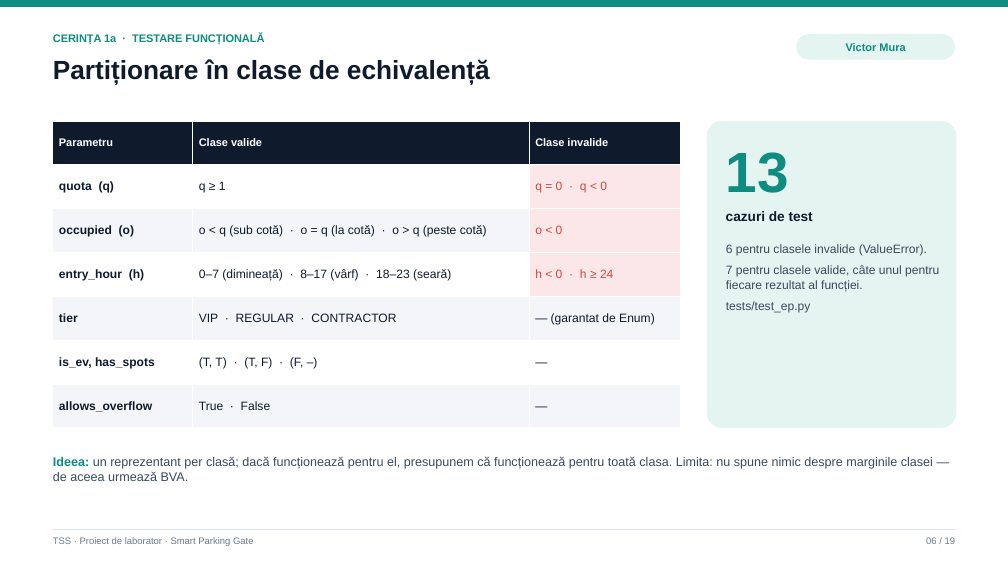
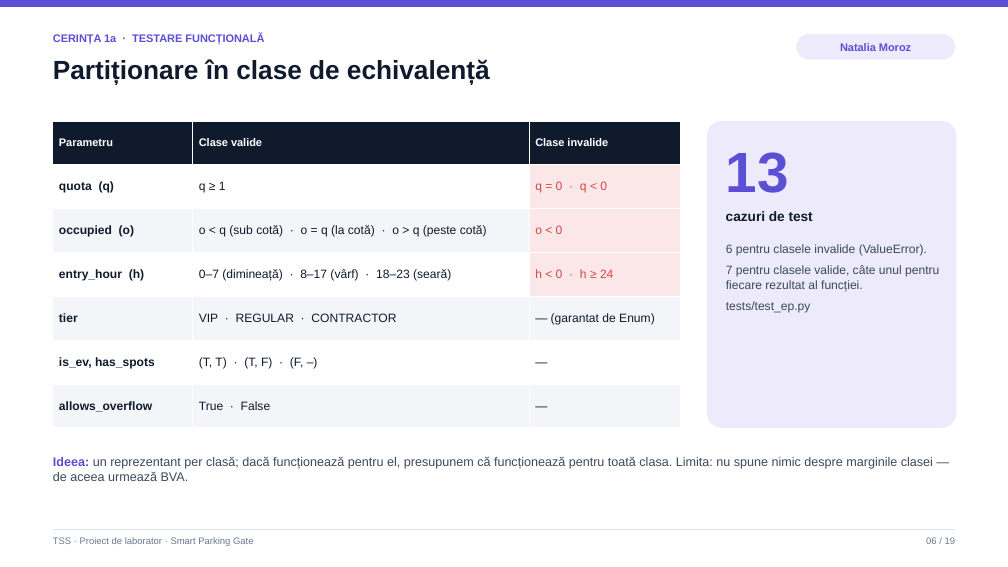
Before and after one commit to victormura/tss, a slide deck: slide 6 of proiect_laborator/docs/Prezentare_Laborator_TSS.pptx. Drawn at 1008x567 pixels with LibreOffice and Linux fonts; fonts in the diff are those of the drawing. Boxes give left, top, right and bottom in pixels: in the first picture for what was removed or moved away, otherwise in the second. Text is boxed around its words. In the diff, an @@ line names an element or a change of style, - is before the commit and + after.

Commit message:
refactor(attribution): switch Student 1 and Student 2 roles and deliverables
- Student 1 (Natalia Moroz): Requirements 1 (Functional testing), 2 (Code coverage), 5 (Equivalent mutant)
- Student 2 (Victor Mura): Requirements 3 (CFG & cyclomatic complexity), 4 (MC/DC), 6 (Non-equivalent mutants), 7 (Mutation tools)
- Synchronized presentation (PPTX & PDF), individual requirement markdown files, README.md, and AI_USAGE_LAB.md

```diff
--- a/proiect_laborator/docs/Prezentare_Laborator_TSS.pptx
+++ b/proiect_laborator/docs/Prezentare_Laborator_TSS.pptx
@@ rectangle at [0, 0, 1008, 7]: fill #0E8C7F to #5B4FD6 @@
@@ text "CERINȚA 1a · TESTARE FUNCȚIONALĂ" at [53, 34, 264, 44]: text colour #0E8C7F to #5B4FD6 @@
@@ rounded rectangle "Natalia Moroz" at [796, 34, 955, 60]: fill #E3F4F1 to #ECEAFB @@
@@ text in rounded rectangle at [840, 43, 911, 51]: text changed; text colour #0E8C7F to #5B4FD6 @@
-Victor Mura
+Natalia Moroz
@@ rounded rectangle at [707, 121, 957, 428]: fill #E3F4F1 to #ECEAFB @@
@@ text "13" at [726, 152, 789, 193]: text colour #0E8C7F to #5B4FD6 @@
@@ text "Ideea: un reprezentant per clasă; ..." at [53, 457, 933, 481]: text colour #0E8C7F to #5B4FD6 in "Ideea:" @@
```
Also in this commit, not shown: 16 other slides changed, 11 other files.
